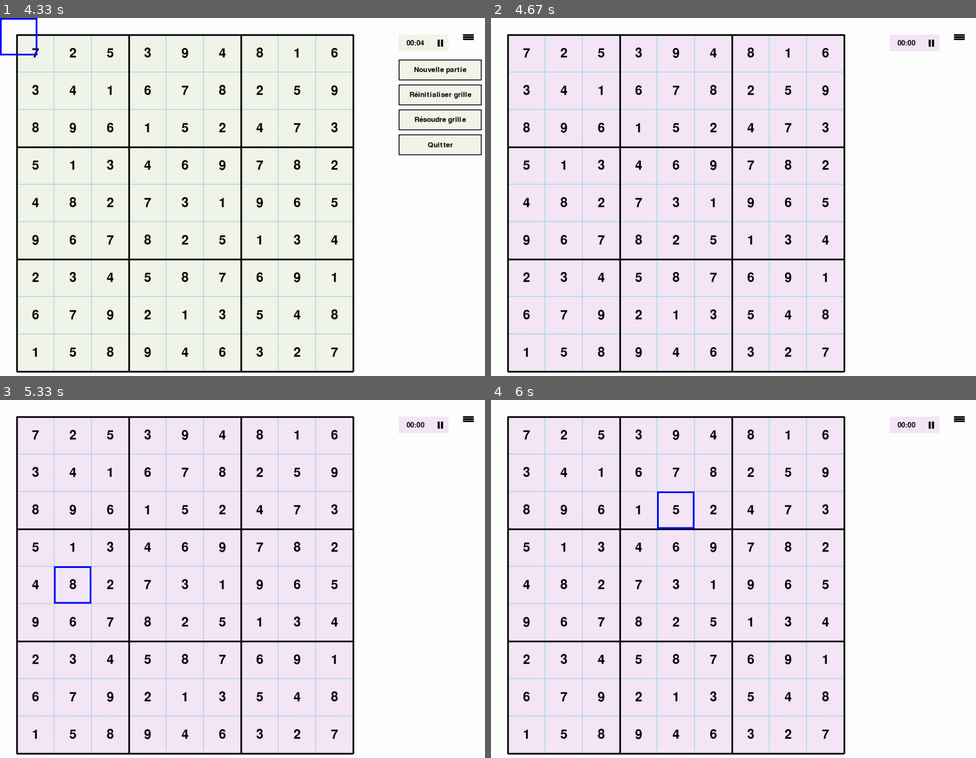
Above: before the commit, frames 1-4 (two rows, left to right).
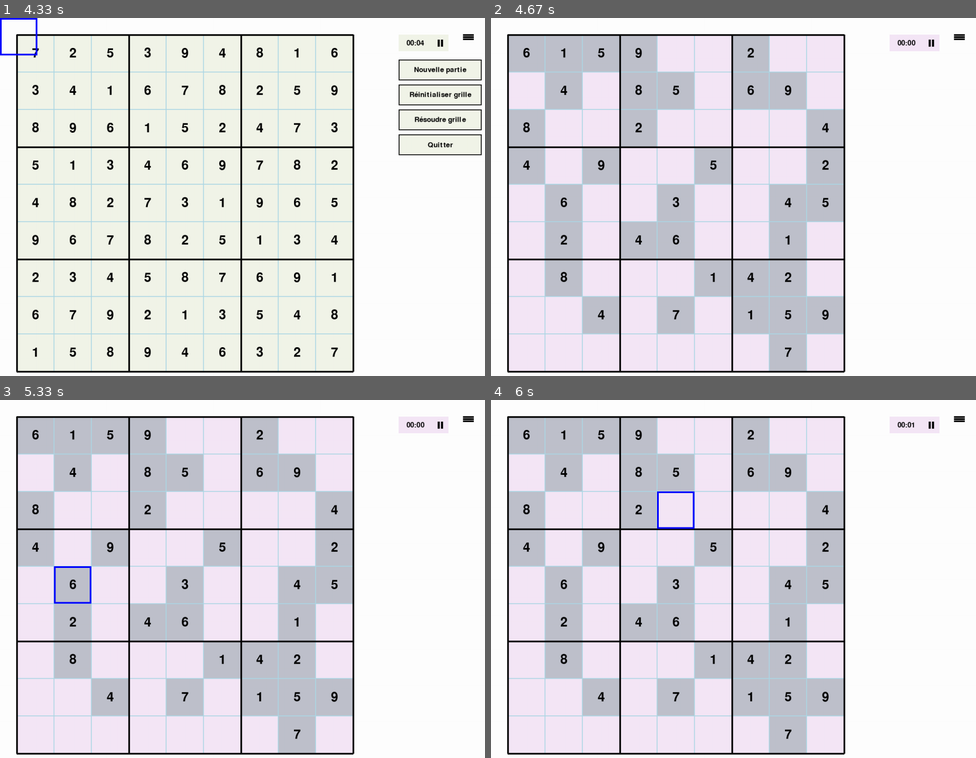
Above: after the commit, the same moments.

Repository: blues1961/sudoku
Game: pygame game, started from sudokupygame.py
The game is run twice, just before and just after one commit, with the same random seed, the same clock (stepped at 60 frames per second) and the same inputs.
Inputs (mouse positions are in pixels of both pictures, inside the frame that each line leads up to):
- Up to frame 1 (4.33 s): press the mouse at (72, 204) at 0.37 s; move the mouse to (82, 175) at 0.47 s; release the mouse at (97, 150) at 0.6 s; press the mouse at (72, 89) at 0.7 s; move the mouse to (179, 186) at 0.8 s; release the mouse at (286, 282) at 0.93 s; press the mouse at (145, 53) at 1.03 s; move the mouse to (164, 89) at 1.13 s; release the mouse at (179, 128) at 1.27 s; press the mouse at (72, 53) at 1.37 s; move the mouse to (135, 157) at 1.47 s; release the mouse at (203, 265) at 1.6 s; press the mouse at (33, 164) at 1.7 s; move the mouse to (82, 193) at 1.8 s; release the mouse at (126, 222) at 1.93 s; press the mouse at (334, 164) at 2.03 s; move the mouse to (383, 118) at 2.13 s; release the mouse at (436, 68) at 2.27 s; press the mouse at (184, 128) at 2.37 s; move the mouse to (135, 125) at 2.47 s; release the mouse at (87, 121) at 2.6 s; press the mouse at (72, 204) at 2.7 s; move the mouse to (203, 154) at 2.8 s; release the mouse at (334, 107) at 2.93 s; press the mouse at (223, 128) at 3.03 s; move the mouse to (218, 222) at 3.13 s; release the mouse at (218, 318) at 3.27 s; press the mouse at (465, 35) at 3.37 s; move the mouse to (310, 53) at 3.47 s; release the mouse at (155, 75) at 3.6 s; click (426, 89) at 3.72 s; press the mouse at (441, 118) at 4.03 s; move the mouse to (383, 204) at 4.13 s; release the mouse at (324, 286) at 4.27 s
- Up to frame 2 (4.67 s): press the mouse at (932, 68) at 4.37 s; move the mouse to (849, 154) at 4.47 s; release the mouse at (772, 236) at 4.6 s
- Up to frame 3 (5.33 s): press the mouse at (145, 435) at 4.7 s; move the mouse to (247, 442) at 4.8 s; release the mouse at (344, 453) at 4.93 s; press the mouse at (72, 586) at 5.03 s; move the mouse to (164, 621) at 5.13 s; release the mouse at (257, 657) at 5.27 s
- Up to frame 4 (6 s): press the mouse at (602, 471) at 5.37 s; move the mouse to (617, 589) at 5.47 s; release the mouse at (631, 704) at 5.6 s; press the mouse at (675, 510) at 5.7 s; move the mouse to (704, 521) at 5.8 s; release the mouse at (738, 532) at 5.93 s

Frame 1 is identical in both runs. In frame 2, 27% of the frame differs, in the area x 3-73%, y 4-99%; in frame 3, 27%; in frame 4, 27%, in the area x 3-88%, y 4-99%.

Commit message:
implemented timer logic

Diff:
--- a/sudokupygame.py
+++ b/sudokupygame.py
@@ -289,12 +289,9 @@
             self.draw_window()
 
     def start_new_game(self):
+        grid,solution =  generate_sudoku()
         game = SudokuGame(grid,solution)
         game.run()
-
-
-
-
 
     def reinitialize_grid(self):
         for cell in self.cells:
